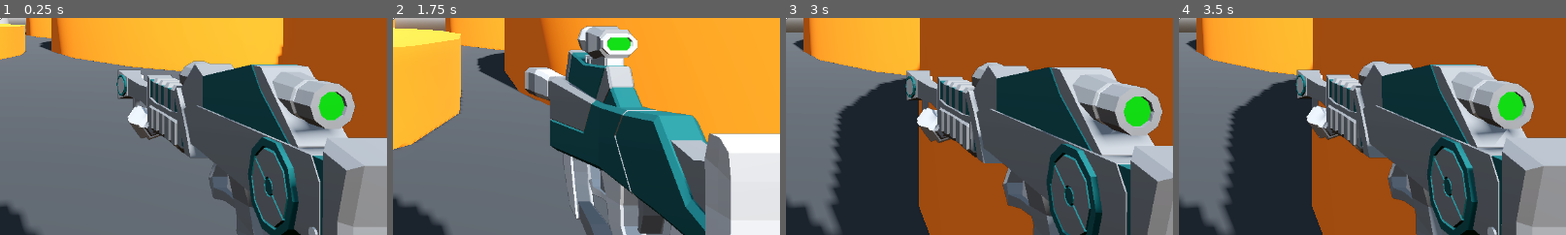
Above: before the commit, frames 1-4 (left to right).
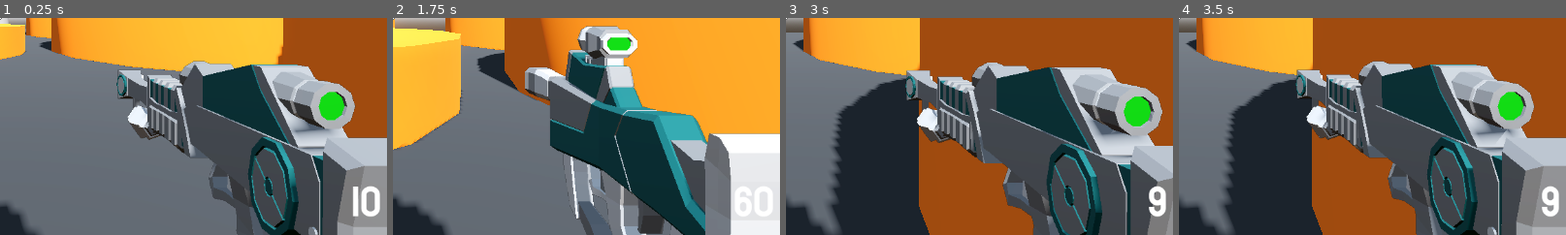
Above: after the commit, the same moments.

Repository: niamh-d/godot-3d-fps
Game: Godot game, scene res://Levels/sandbox.tscn
The game is run twice, just before and just after one commit, with the same random seed, the same clock (stepped at 60 frames per second) and the same inputs.
Inputs (mouse positions are % of the whole screen's width and height, from its top left):
- Up to frame 1 (0.25 s): no input
- Up to frame 2 (1.75 s): tap Enter at 0.5 s; move the mouse to (55, 50) at 0.52 s; hold Mouse wheel down (last_weapon, bound only before the commit) 0.53-1.28 s; hold W (move_forward) from 0.53 s (still down); tap Space (jump) at 0.77, 1.52 s; tap 1 (weapon_1) at 0.8, 1.35 s; move the mouse to (45, 50) at 1.27 s; tap 2 (weapon_2) at 1.55 s
- Up to frame 3 (3 s): keep holding W (move_forward); move the mouse to (52, 48) at 2.02 s; hold 2 (weapon_2) 2.03-2.78 s; tap Mouse wheel down (last_weapon, bound only before the commit) at 2.3 s; move the mouse to (49, 52) at 2.77 s; click (49, 52) at 2.85 s
- Up to frame 4 (3.5 s): keep holding W (move_forward); tap Space (jump) at 3.02 s; tap 1 (weapon_1) at 3.05 s
The pictures show only the part of the screen within x 50-100%, y 50-100%; the shares and areas given below are measured in that part.

The runs differ from the first frame. In frame 1, 0.7% of the frame differs, in the area x 91-99%, y 77-92%; in frame 2, 0.7%, in the area x 88-98%, y 77-92%; in frame 3, 0.5%; in frame 4, 0.5%.

Commit message:
ammo label shows current num bullets

Diff:
--- a/Player/ammo_handler.gd
+++ b/Player/ammo_handler.gd
@@ -1,5 +1,8 @@
 class_name AmmoHandler
 extends Node
+
+@onready var ammo_label: Label = %AmmoLabel
+@onready var weapon_handler: Node3D = %WeaponHandler
 
 enum ammo_type {
 	BULLET,
@@ -11,10 +14,25 @@
 	ammo_type.SMALL_BULLET: 60
 }
 
+func _ready() -> void:
+	SignalManager.weapon_updated.connect(on_weapon_updated)
+	on_weapon_updated()
+
 func has_ammo(type: ammo_type) -> bool:
-	return ammo_storage[type] > 0
+	return get_num_bullets(type) > 0
 
 func use_ammo(type: ammo_type) -> void:
 	if has_ammo(type):
 		ammo_storage[type] -= 1
-		print("bullets remaining:" + str(ammo_storage[type]))
+		update_ammo_label(ammo_storage[type])
+
+func update_ammo_label(val: int) -> void:
+	ammo_label.text = str(val)
+
+func get_num_bullets(type: ammo_type) -> int:
+	return ammo_storage[type]
+
+func on_weapon_updated() -> void:
+	update_ammo_label(
+		get_num_bullets(weapon_handler.get_current_bullet_type())
+		)
--- a/Player/player.tscn
+++ b/Player/player.tscn
@@ -9,6 +9,7 @@
 [ext_resource type="Texture2D" uid="uid://b52vvkqwrobvd" path="res://Assets/damage.png" id="5_j4ung"]
 [ext_resource type="Script" path="res://Player/ammo_handler.gd" id="6_5xo8r"]
 [ext_resource type="PackedScene" uid="uid://cj1fm0rqgimlo" path="res://Player/game_over_menu.tscn" id="6_x2ehi"]
+[ext_resource type="FontFile" uid="uid://ci0d38jp80ksh" path="res://Assets/Staatliches/Staatliches-Regular.ttf" id="9_ntylk"]
 
 [sub_resource type="CapsuleMesh" id="CapsuleMesh_x4edi"]
 
@@ -76,6 +77,10 @@
 "take_damage": SubResource("Animation_ml8tl")
 }
 
+[sub_resource type="LabelSettings" id="LabelSettings_ax01l"]
+font = ExtResource("9_ntylk")
+font_size = 64
+
 [node name="Player" type="CharacterBody3D" groups=["player"]]
 script = ExtResource("1_4hj1r")
 
@@ -117,6 +122,7 @@
 fov = 40.0
 
 [node name="WeaponHandler" type="Node3D" parent="SubViewportContainer/SubViewport/WeaponCamera" node_paths=PackedStringArray("weapon_1", "weapon_2")]
+unique_name_in_owner = true
 script = ExtResource("3_xuld3")
 weapon_1 = NodePath("Rifle")
 weapon_2 = NodePath("SMG")
@@ -129,6 +135,7 @@
 ammo_type = 1
 
 [node name="AmmoHandler" type="Node" parent="SubViewportContainer/SubViewport/WeaponCamera"]
+unique_name_in_owner = true
 script = ExtResource("6_5xo8r")
 
 [node name="CenterContainer" type="CenterContainer" parent="."]
@@ -160,5 +167,25 @@
 }
 autoplay = "RESET"
 
+[node name="MarginContainer" type="MarginContainer" parent="."]
+anchors_preset = 15
+anchor_right = 1.0
+anchor_bottom = 1.0
+grow_horizontal = 2
+grow_vertical = 2
+mouse_filter = 2
+theme_override_constants/margin_left = 8
+theme_override_constants/margin_top = 8
+theme_override_constants/margin_right = 8
+theme_override_constants/margin_bottom = 8
+
+[node name="AmmoLabel" type="Label" parent="MarginContainer"]
+unique_name_in_owner = true
+layout_mode = 2
+size_flags_horizontal = 8
+size_flags_vertical = 8
+text = "999"
+label_settings = SubResource("LabelSettings_ax01l")
+
 [node name="GameOverMenu" parent="." instance=ExtResource("6_x2ehi")]
 visible = false
--- a/Player/weapon_handler.gd
+++ b/Player/weapon_handler.gd
@@ -13,8 +13,14 @@
 		equip(weapon_2)
 	elif event.is_action_pressed("next_weapon"):
 		next_weapon()
-	elif event.is_action_pressed("last_weapon"):
+	elif event.is_action_pressed("previous_weapon"):
 		previous_weapon()
+
+func get_active_weapon() -> HitScanWeapon:
+	return get_child(get_current_index())
+
+func get_current_bullet_type() -> AmmoHandler.ammo_type:
+	return get_active_weapon().ammo_type
 
 func equip(active_weapon: HitScanWeapon) -> void:
 	for child in get_children():
@@ -24,6 +30,7 @@
 		else:
 			child.visible = false
 			child.set_process(false)
+	SignalManager.weapon_updated.emit()
 
 func next_weapon() -> void:
 	equip_by_index(1)
--- /dev/null
+++ b/Singletons/SignalManager.gd
@@ -0,0 +1,3 @@
+extends Node
+
+signal weapon_updated
--- a/project.godot
+++ b/project.godot
@@ -14,6 +14,10 @@
 run/main_scene="res://Levels/sandbox.tscn"
 config/features=PackedStringArray("4.3", "Forward Plus")
 config/icon="res://icon.svg"
+
+[autoload]
+
+SignalManager="*res://Singletons/SignalManager.gd"
 
 [dotnet]
 
@@ -72,11 +76,11 @@
 }
 next_weapon={
 "deadzone": 0.5,
-"events": [Object(InputEventMouseButton,"resource_local_to_s …(136 unchanged characters)… alse,"button_mask":8,"position":Vector2(553, 45),"global_position":Vector2(572, 136),"factor":0.0300018,"button_index":4,"c …(65 unchanged characters)…
+"events": [Object(InputEventMouseButton,"resource_local_to_s …(136 unchanged characters)… alse,"button_mask":8,"position":Vector2(485, 22),"global_position":Vector2(504, 113),"factor":0.0300018,"button_index":4,"c …(65 unchanged characters)…
 ]
 }
-last_weapon={
+previous_weapon={
 "deadzone": 0.5,
-"events": [Object(InputEventMouseButton,"resource_local_to_s …(138 unchanged characters)… se,"button_mask":16,"position":Vector2(297, 37),"global_position":Vector2(316, 128),"factor":0.0300018,"button_index":5,"c …(65 unchanged characters)…
+"events": [Object(InputEventMouseButton,"resource_local_to_s …(138 unchanged characters)… se,"button_mask":16,"position":Vector2(237, 42),"global_position":Vector2(256, 133),"factor":0.0300018,"button_index":5,"c …(65 unchanged characters)…
 ]
 }
Not shown: 1 places in Player/player.tscn that only renumber resources
